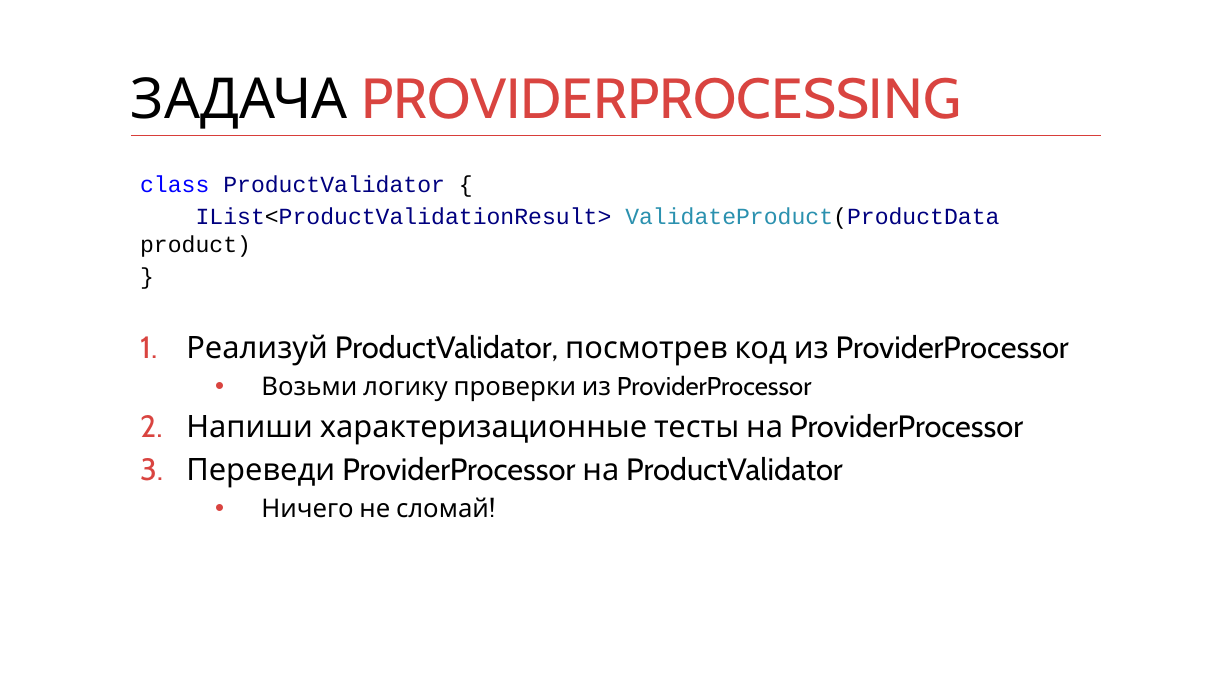
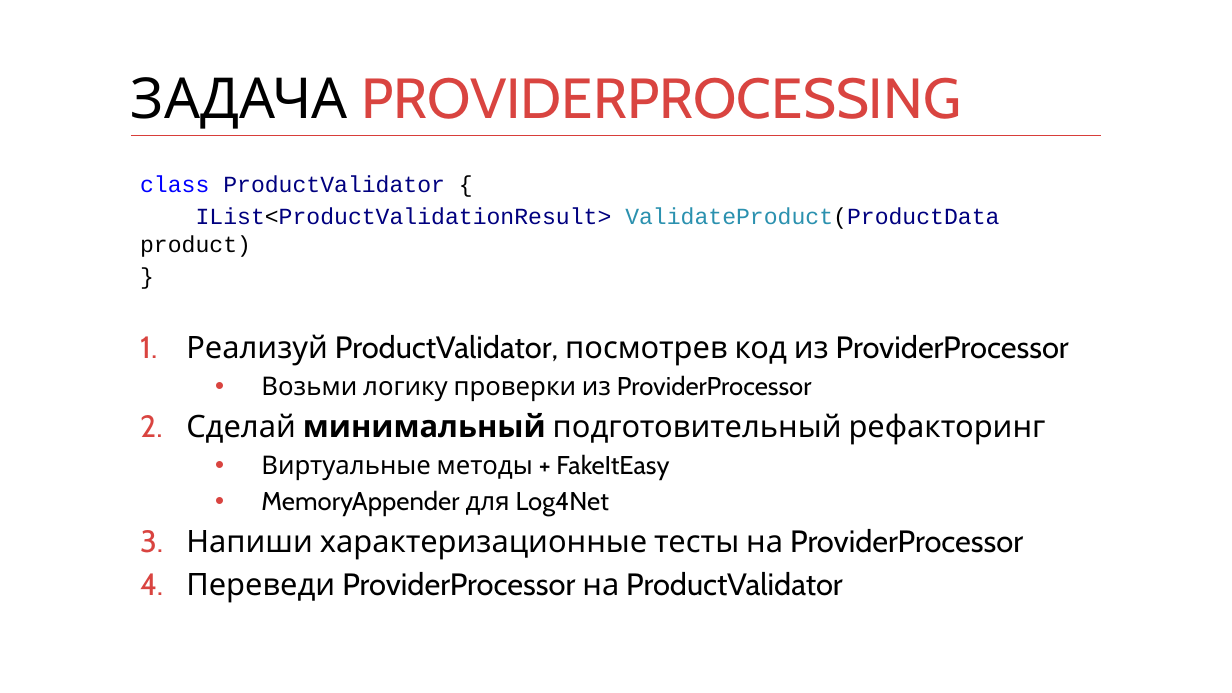
Before and after one commit to kontur-courses/legacy, a slide deck: slide 15 of legacy.pptx. Drawn at 1232x693 pixels with LibreOffice and Linux fonts; fonts in the diff are those of the drawing. Boxes give left, top, right and bottom in pixels: in the first picture for what was removed or moved away, otherwise in the second. Text is boxed around its words. In the diff, an @@ line names an element or a change of style, - is before the commit and + after.

```diff
--- a/legacy.pptx
+++ b/legacy.pptx
@@ text at box(186, 413, 1046, 516): paragraphs added @@
+2. Сделай минимальный подготовительный рефакторинг
+  • Виртуальные методы + FakeItEasy
+  • MemoryAppender для Log4Net
@@ text at box(261, 497, 489, 518): paragraph removed @@
-  • Ничего не сломай!
```
Also in this commit, not shown: 1 other slide changed, 45 other files.
